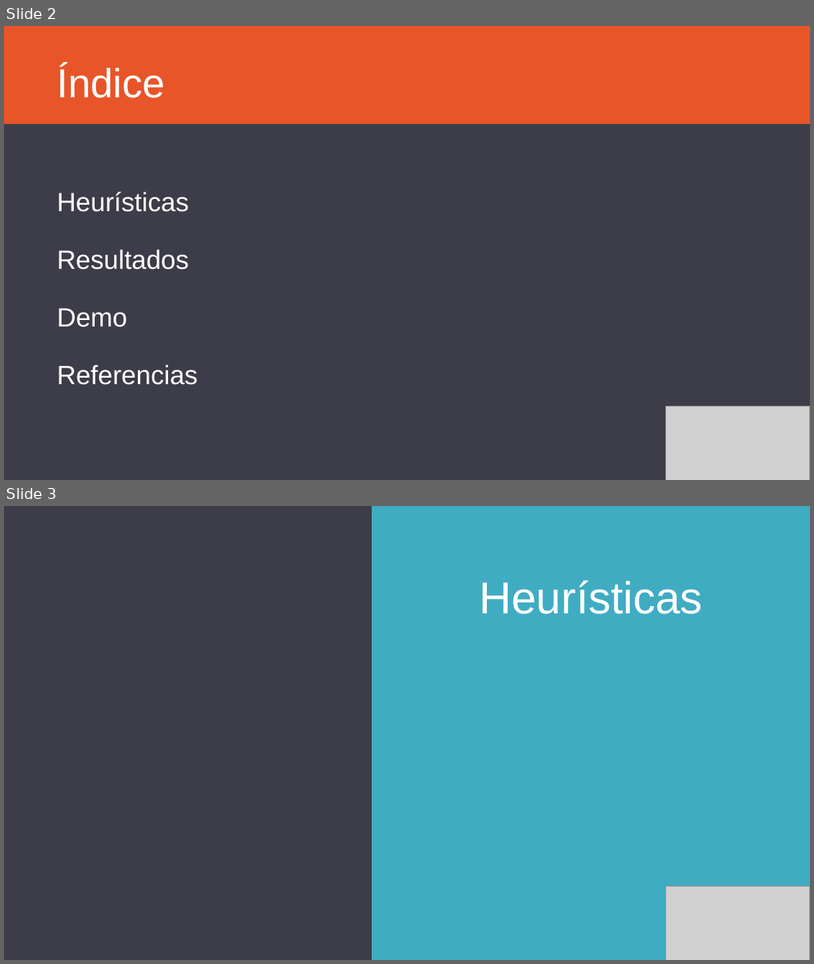
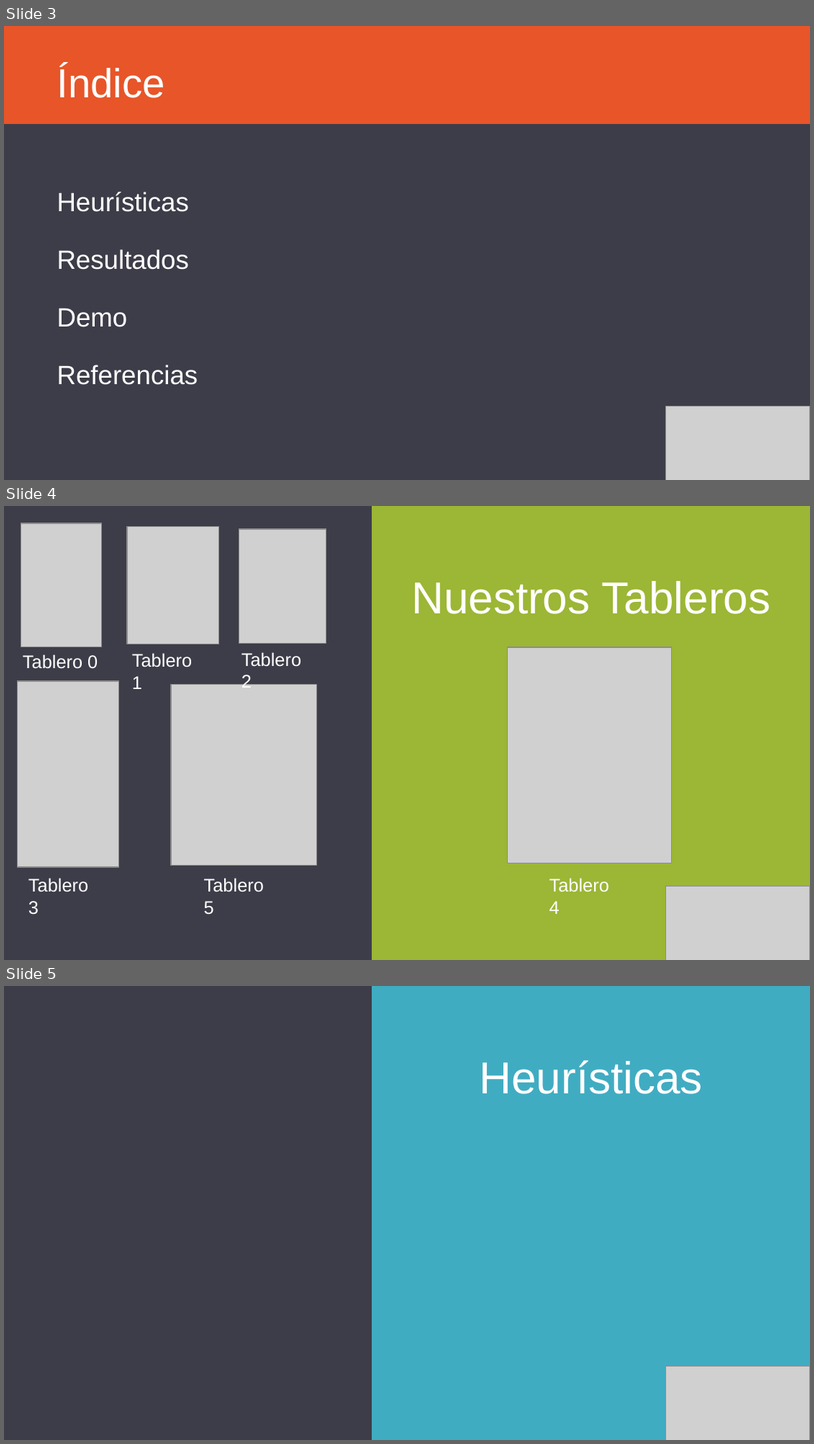
Before and after one commit to fermartin17/SIA_TP1, a slide deck: TP/presentacion_tp1.odp. Shown one above the other, each under a label of ours: slides 2 and 3 before the commit, slides 3, 4 and 5 after it. The pictures are 814x964 and 814x1444 pixels, drawn with LibreOffice and Linux fonts; fonts in the diff are those of the drawing; grey boxes stand for pictures. Boxes give left, top, right and bottom in pixels: in the first picture for what was removed or moved away, otherwise in the second. Text is boxed around its words. In the diff, an @@ line names an element or a change of style, - is before the commit and + after.

```diff
--- a/TP/presentacion_tp1.odp
+++ b/TP/presentacion_tp1.odp
@@ slide 4 added at [4,506,810,960], background #3D3D49 @@
@@ picture added at [21,523,102,647] @@
@@ picture added at [127,526,219,644] @@
@@ rectangle added at [373,506,810,960], fill #9CB635, outline #9CB635 0 pt @@
@@ picture added at [239,529,327,643] @@
@@ title added at [412,581,772,614], 44 pt, text #FFFFFF @@
+Nuestros Tableros
@@ text added at [23,654,98,669], 18 pt, text #FFFFFF @@
+Tablero 0
@@ text added at [132,653,192,689], 18 pt, text #FFFFFF @@
+Tablero 1
@@ text added at [242,652,301,687], 18 pt, text #FFFFFF @@
+Tablero 2
@@ picture added at [508,647,673,863] @@
@@ picture added at [17,681,119,867] @@
@@ picture added at [171,685,316,865] @@
@@ text added at [28,878,88,914], 18 pt, text #FFFFFF @@
+Tablero 3
@@ text added at [204,878,264,914], 18 pt, text #FFFFFF @@
+Tablero 5
@@ text added at [550,878,610,914], 18 pt, text #FFFFFF @@
+Tablero 4
@@ picture added at [666,886,810,960] @@
@@ what was slide 2 is now slide 3 @@
@@ what was slide 3 is now slide 5 @@
```
Also in this commit, not shown: 5 other slides added, 5 other files.
